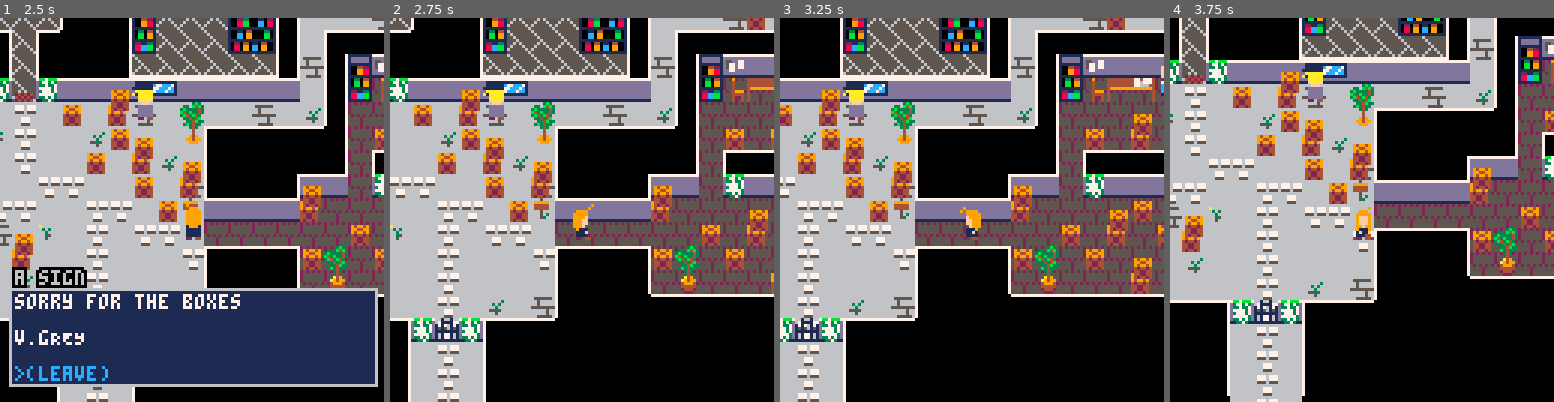
Above: before the commit, frames 1-4 (left to right).
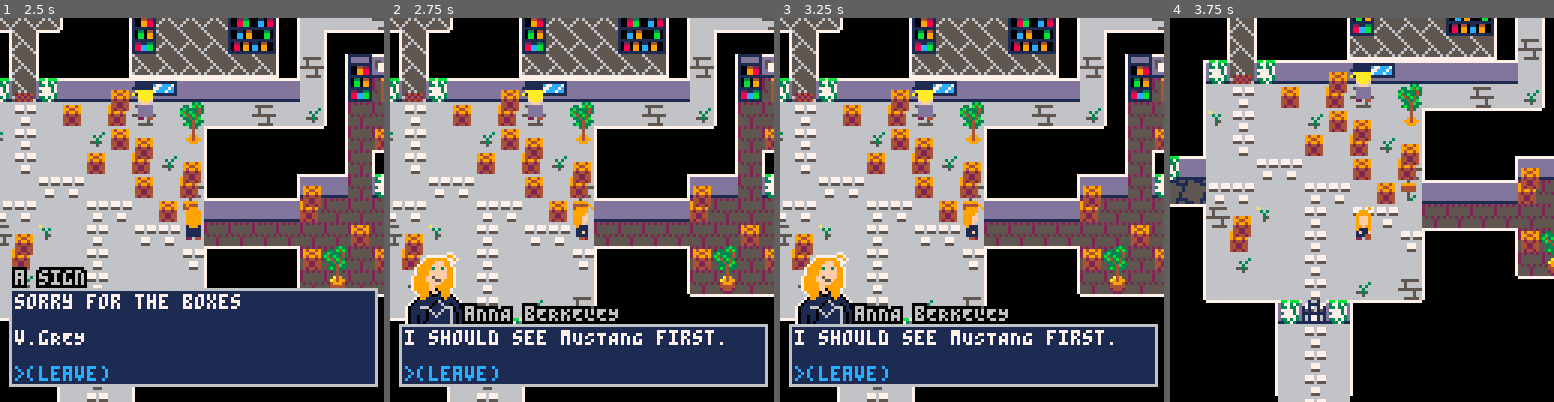
Above: after the commit, the same moments.

Repository: cpiod/mystery-in-amestris
Game: PICO-8 cartridge santa.p8
Two runs of this game, one before a commit and one after it. Both use one fixed random seed, a clock stepped at 60 frames per second and the inputs below.
Inputs:
- Up to frame 1 (2.5 s): tap X (X key) at 0.33, 1.07, 1.85 s; tap O (Z key) at 0.7, 1.7, 2.1 s; hold Right 1.6-2.1 s; hold Up 2.15-2.42 s; hold Right from 2.47 s (still down)
- Up to frame 2 (2.75 s): keep holding Right; tap O (Z key) at 2.5 s
- Up to frame 3 (3.25 s): tap O (Z key) at 2.9 s; tap X (X key) at 2.97 s; release Right at 3.03 s; hold Left from 3.08 s (still down)
- Up to frame 4 (3.75 s): tap O (Z key) at 3.3, 3.7 s; release Left at 3.58 s; hold Down from 3.63 s (still down)

Frame 1 is identical in both runs. In frame 2, 58% of the frame differs, in the area x 0-100%, y 0-100%; in frame 3, 67%; in frame 4, 45%.

Commit message:
Triggers

Diff:
--- a/santa.p8
+++ b/santa.p8
@@ -85,11 +85,14 @@
 	 if(x!=p.x)y=p.y
 	 -- check collision
 	 local mov=true
-	 for n in all(npc) do
+	 -- check front to back
+	 for i=#npc,1,-1 do
+	  local n=npc[i]
 	 -- npc in path: stop moving, start chatting
 	  if not fget(n.nbspr,0) and n.x==x/8 and n.y==y/8 then
 	   mov=false
 	   if(n.id!=nil) start_dial(n.id)
+	   break
 	  end
 	 end
 	 if(not mov or not fget(mget(x/8,y/8),0)) x,y=p.x,p.y
@@ -190,6 +193,9 @@
   -- nothing to say
   mode=1
  else
+  chat2,nb2=check_update(chat,nb)
+  chat=chat2 or chat
+  nb=nb2 or nb
   a=aall[chat]==nil and {} or aall[chat][nb]
   path=pall[chat]==nil and {} or pall[chat][nb]
   d=dall[chat][nb]
@@ -433,6 +437,18 @@
 names[1030]="some food"
 dall[1030]={"it doesn't smell good. cheese\
 maybe?"}
+
+names[1031]="a door"
+dall[1031]={"the lock unlocks the door!"}
+
+names[1032]="a door"
+dall[1032]={
+"it's locked."}
+
+names[1033]="a door"
+dall[1033]={
+"it's locked."}
+
 -->8
 --draw
 
@@ -479,12 +495,11 @@
 end
 
 -->8
--- npc
+-- npc/status
  npc={
- {nbspr=-1,id=1025,x=8,y=13},
+ -- ordered back to front
 
  -- flags
- {nbspr=54,id=1005,x=8,y=13},
  {id=54,x=41,y=9},
  {id=54,x=40,y=1},
  {id=54,x=28,y=23},
@@ -513,9 +528,6 @@
  {nbspr=66,x=20,y=2},
  {nbspr=65,x=24,y=2},
  {nbspr=66,x=25,y=2},
-
- -- wine
- {nbspr=-1,id=1022,x=119,y=8},
 
  -- sheets on wall
 -- secret room
@@ -635,12 +647,9 @@
 
  -- letter
  {nbspr=244,id=1012,x=117,y=10},
- -- key
- {nbspr=245,id=1004,x=120,y=10},
-
- -- invisible walls
--- {nbspr=-1,id=9,x=24,y=18},
--- {nbspr=-1,id=9,x=34,y=19},
+
+ -- wine
+ {nbspr=-1,id=1022,x=119,y=8},
 
  -- books
 -- {nbspr=242,id=1001,x=24,y=3},
@@ -650,8 +659,6 @@
 
 -- librarian book
  {nbspr=241,id=1002,x=5,y=17},
--- book in bookcase
- {nbspr=242,id=1003,x=109,y=25},
 -- book in greenhouse
  {nbspr=241,x=107,y=25},
 
@@ -788,6 +795,57 @@
  {nbspr=56,x=15,y=2},
  {nbspr=111,x=15,y=3}}
 
+ st_key_g=true
+ st_key_l=false
+ st_white_b=false
+ st_talk_m=false
+ st_flag=false
+ st_lost_pkg=false
+
+ key_g={nbspr=245,id=1004,x=120,y=10}
+ add(npc,key_g)
+ door_g={nbspr=-1,id=1025,x=60,y=5}
+ add(npc,door_g)
+ door_g2={nbspr=-1,id=1032,x=49,y=3}
+ add(npc,door_g2)
+ door_l={nbspr=-1,id=1033,x=8,y=13}
+ add(npc,door_l)
+ flag_l={nbspr=54,id=1005,x=8,y=13}
+ add(npc,flag_l)
+ wbook={nbspr=242,id=1003,x=109,y=25}
+ add(npc,wbook)
+ wall1={nbspr=-1,id=9,x=24,y=18}
+ add(npc,wall1)
+ wall2={nbspr=-1,id=9,x=34,y=19}
+ add(npc,wall2)
+
+function check_update(chat,nb)
+ if not st_talk_m and chat==1 then
+  st_talk_m=true
+  del(npc,wall1)
+  del(npc,wall2)
+ elseif not st_key_g and chat==1004 then
+  st_key_g=true
+  del(npc,key_g)
+ elseif st_key_g and chat==1025 then
+  mset(60,5,229)
+  del(npc,door_g)
+  return 1031,1
+ elseif st_key_g and chat==1032 then
+  mset(49,3,175)
+  del(npc,door_g2)
+  return 1031,1
+ elseif st_key_l and chat==1033 then
+  mset(8,13,229)
+  del(npc,door_l)
+  return 1031,1
+ elseif chat==1005 and nb==2 then
+  del(npc,flag_l)
+ elseif chat==1003 then
+  st_key_l=true
+  del(npc,wbook)
+ end
+end
 __gfx__
 00000000eeeeeeeeeeeeeeeeeeeeeeeeeeeeeeeeeeeeeeee000000000000000000000000eeeeeeeeeeeeeeee0000000000000000000000000000000000000000
 00000000eeeeeeeeeeeeeeeeeeeeeeeeeeeeeeeeeeeeeeee000000000000000000000000eeeeeeeeeeeeeeee0000000000000000000000000000000000000000
@@ -1054,9 +1112,9 @@
 0000000000000000000000000000000000000000000000000000000000000000000000000000000000000000000000000000000000000000000000000000000000000000000000000000000000000000000000000000000000000000000000000000000000000000000000000000000000000000000000000000000000000000
 0000000000000000000000000000000000000000000000000000000000000000000000000027222222222222222222222222222222222222222222222222222222250000000000000000000000000000000000000000000000000000000000000000000000000000000000000000000000000000000000000000000000000000
 0000000000000000000000000000272283842222222222222222223525000000000000000027afaf9fafafafaf9fafaf8fafaf9fafafaf8fafaf9fafaf8fafafaf250000000000000000000000000000000000000000000000000000000000000000000000000000000000000000000000000000000000000000000000000000
-00000000000000000000000000002720934420202020202020202045250000000000000000278fafafaf9a969999999998af96999799979998292a2a2a2a2a2b9f250000000000000000000000000000000000000000000000272222333433343334250000000000000000000000000000000000000000000000000000000000
+00000000000000000000000000002720934420202020202020202045250000000000000000278fafafaf9a9699999999988b96999799979998292a2a2a2a2a2b9f250000000000000000000000000000000000000000000000272222333433343334250000000000000000000000000000000000000000000000000000000000
 0000000000000000000000000000272020202020202020202020202025000000000000000027afafaf8f9a2f2f2f2f2f2f2f2f2f2f2f2f2f2f25000000000027af250000000000000000000000000000000000000000000000272c2c434443444344250000000000000000000000000000000000000000000000000000000000
-00000000000000000000000000002720202020202020202020202020250000000000000000279fafafaf9a2f2f2f2f2f2f2fa9aaa9aa2f2f2f222222e5352527af250000000000000000000000000000000000000000000000272c2c2c2c2c2c2c2c250000000000000000000000000000000000000000000000000000000000
+00000000000000000000000000002720202020202020202020202020250000000000000000279fafafaf9a2f2f2f2f2f2f2fa9aaa9aa2f2f2f22222223352527af250000000000000000000000000000000000000000000000272c2c2c2c2c2c2c2c250000000000000000000000000000000000000000000000000000000000
 0000000000000000000000000000272020202020202020202020202025002722222222222228afafafaf9a2f2f2f2f2f2f2f2f2f2f2f2f2f2f2f2f2f2f452527af2500000000000000000000000000000000000000000000002733342c2c2c2c2c2c250000000000000000000000000000000000000000000000000000000000
 0000000000000000000000000000272020202020202020202020202025002720202020202028afaf9faf9a2f2f2f2f2f2f2fa9aaa9aaa9aa2f2f2f2f2f2f25279f2500000000000000000000000000000000000000000000002743442c3d3e2c2c2c250000000000000000000000000000000027222222222225000000000000
 00000000000000000000000000002720202020202020202020202020222222202020202020252baf292a2b2f2f2f2f2f2f2f2f2f2f2f2f2f2f2fa9aa2f2f2527af250000000000000000000000000000000000000000000000272c2c2c4d4e2c2c2c2500000000000000000000000000000000272d2d2d2d2d25000000000000
